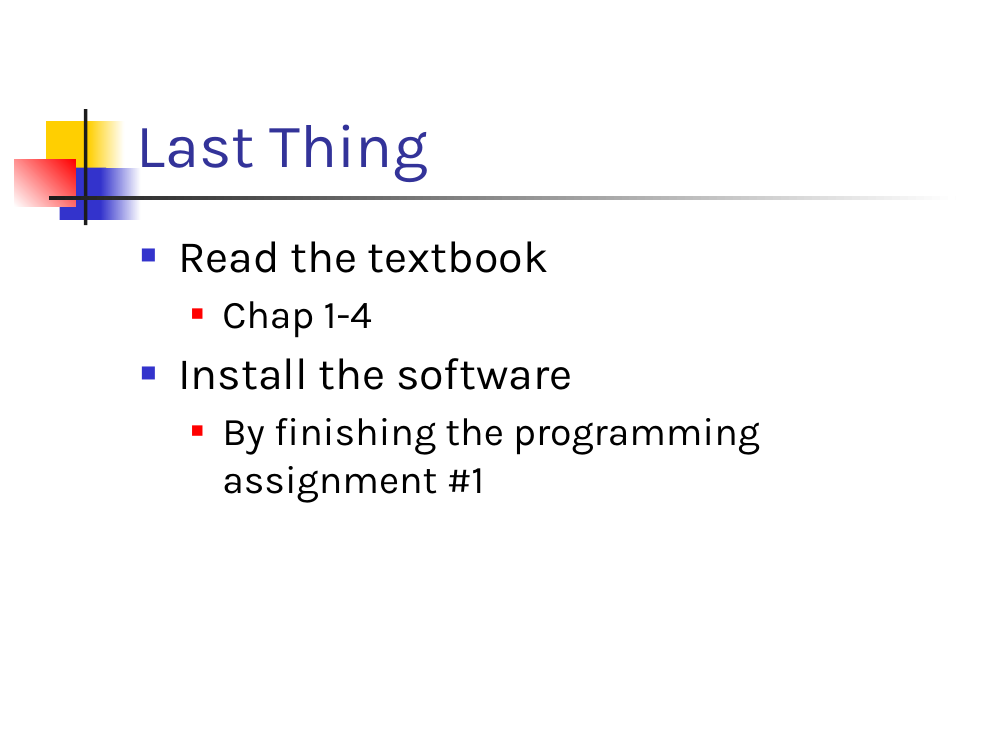
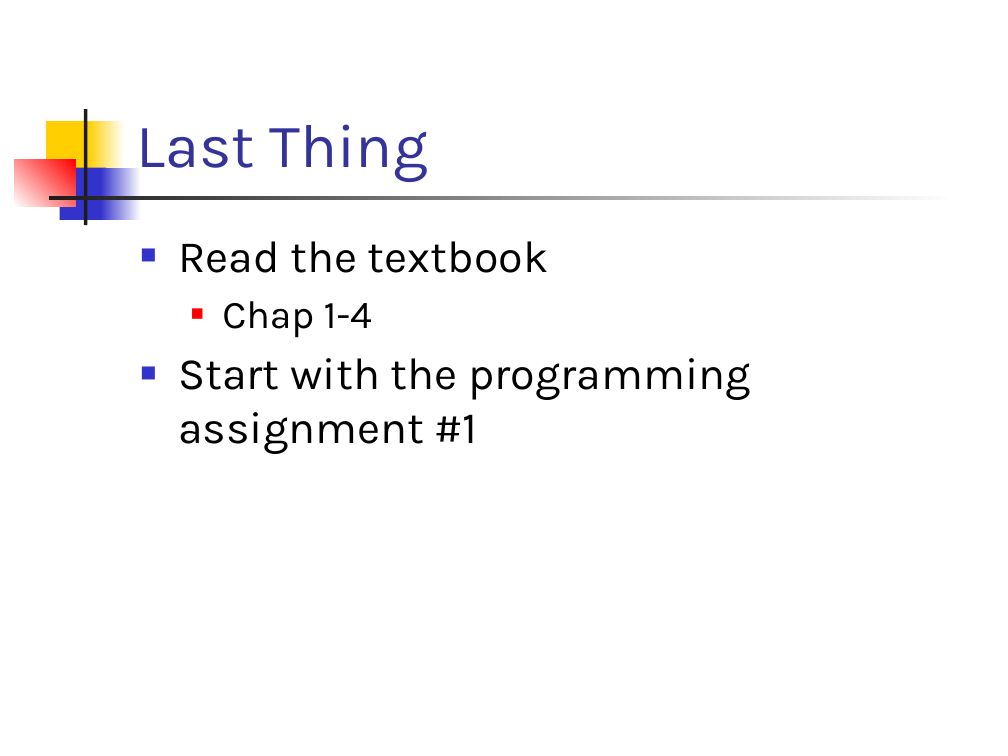
Before and after one commit to csslab-ustc/csslab-ustc.github.io, a slide deck: slide 14 of courses/popl26/slides/lec01-overview.pptx (slide 16 before the commit). Drawn at 1008x756 pixels with LibreOffice and Linux fonts; fonts in the diff are those of the drawing. Boxes give left, top, right and bottom in pixels: in the first picture for what was removed or moved away, otherwise in the second. Text is boxed around its words. In the diff, an @@ line names an element or a change of style, - is before the commit and + after.

```diff
--- a/courses/popl26/slides/lec01-overview.pptx
+++ b/courses/popl26/slides/lec01-overview.pptx
@@ text at (x1=178, y1=358, x2=750, y2=454): text changed; size 28 to 32 pt @@
-■ Install the software
-  ■ By finishing the programming assignment #1
+■ Start with the programming assignment #1
```
Also in this commit, not shown: 9 other slides changed, 2 slides removed.
